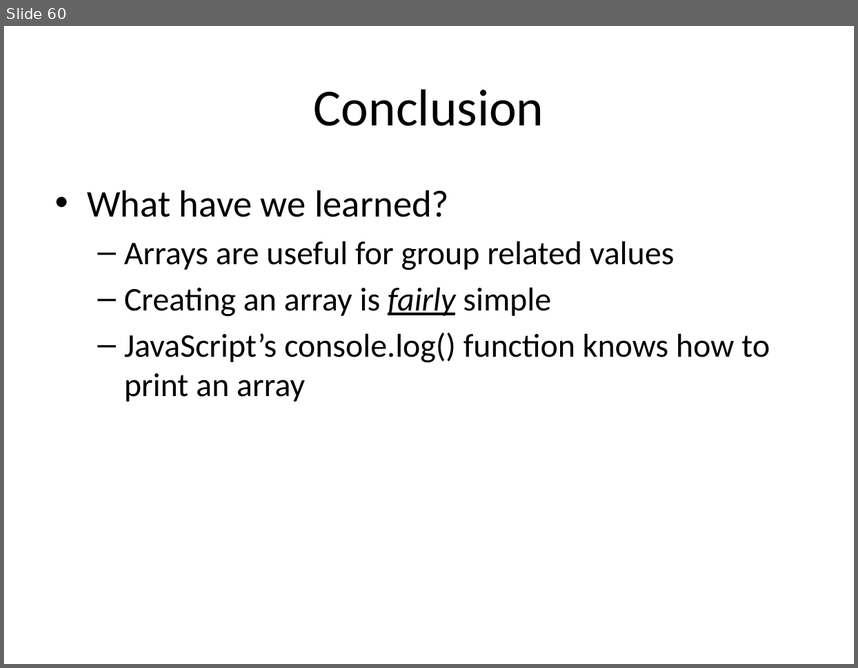
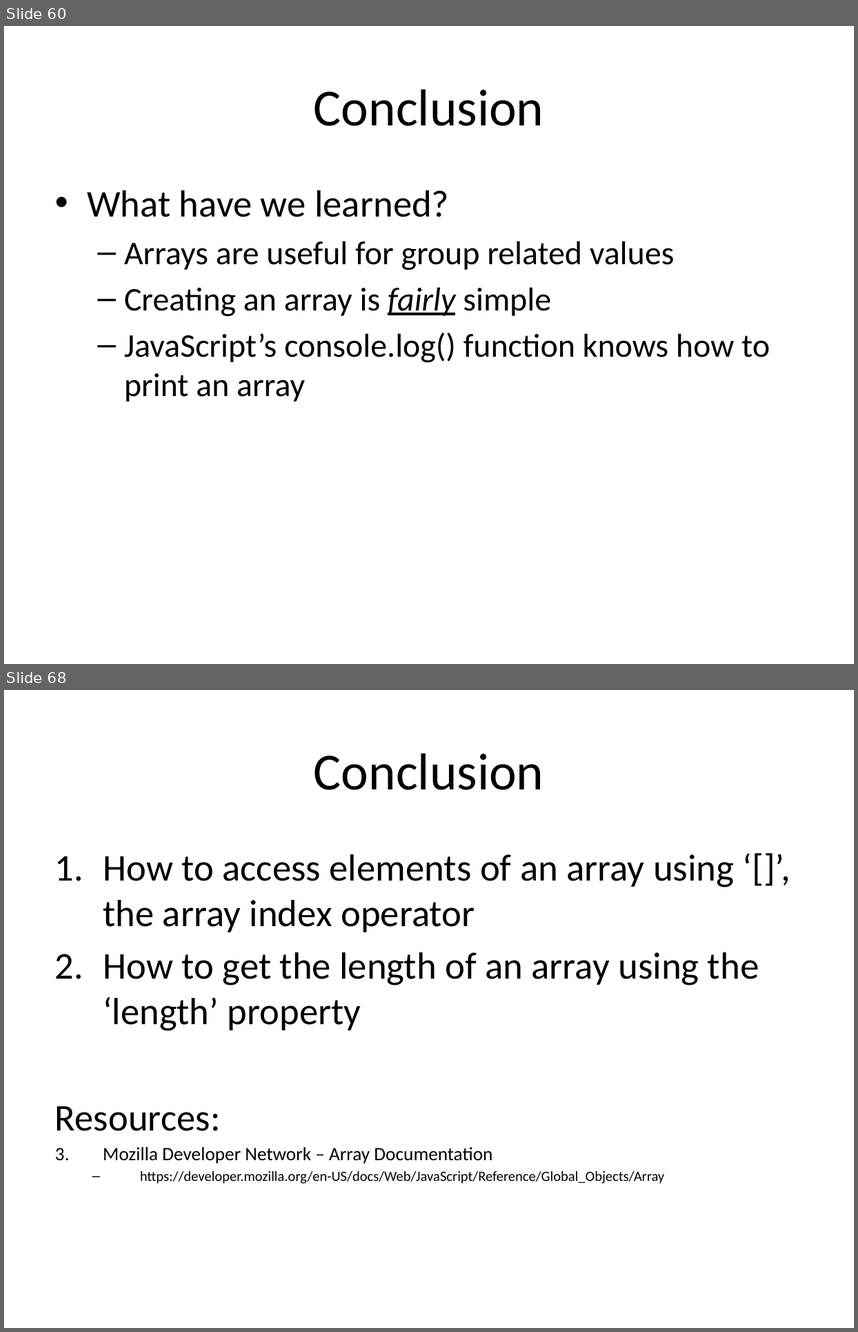
Before and after one commit to xiliax/web-programming-fundamentals, a slide deck: docs/learn-computer-programming.pptx. Shown one above the other, each under a label of ours: slide 60 before the commit, slides 60 and 68 after it; the slides between them are not shown. The pictures are 858x668 and 858x1332 pixels, drawn with LibreOffice and Linux fonts; fonts in the diff are those of the drawing. Boxes give left, top, right and bottom in pixels: in the first picture for what was removed or moved away, otherwise in the second. Text is boxed around its words. In the diff, an @@ line names an element or a change of style, - is before the commit and + after.

Commit message:
Documenation and slides update for c05s11 - Arrays : More On Usage

```diff
--- a/docs/learn-computer-programming.pptx
+++ b/docs/learn-computer-programming.pptx
@@ slide 68 added at (4, 690, 854, 1328), background #FFFFFF @@
@@ title added at (314, 753, 544, 790), 44 pt, text #000000 @@
+Conclusion
@@ text added at (55, 854, 759, 1183), 32 pt, text #000000 @@
+1. How to access elements of an array using ‘[]’, the array index operator
+2. How to get the length of an array using the ‘length’ property
+Resources:
+1. Mozilla Developer Network – Array Documentation
+  – https://developer.mozilla.org/en-US/docs/Web/JavaScript/Reference/Global_Objects/Array
```
Also in this commit, not shown: 7 other slides added, 8 other files.
